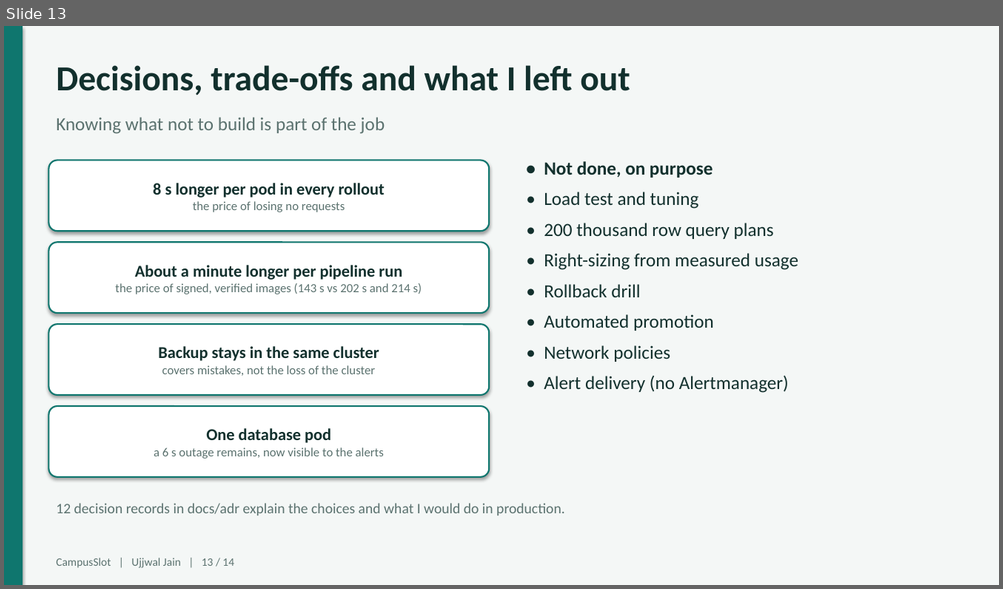
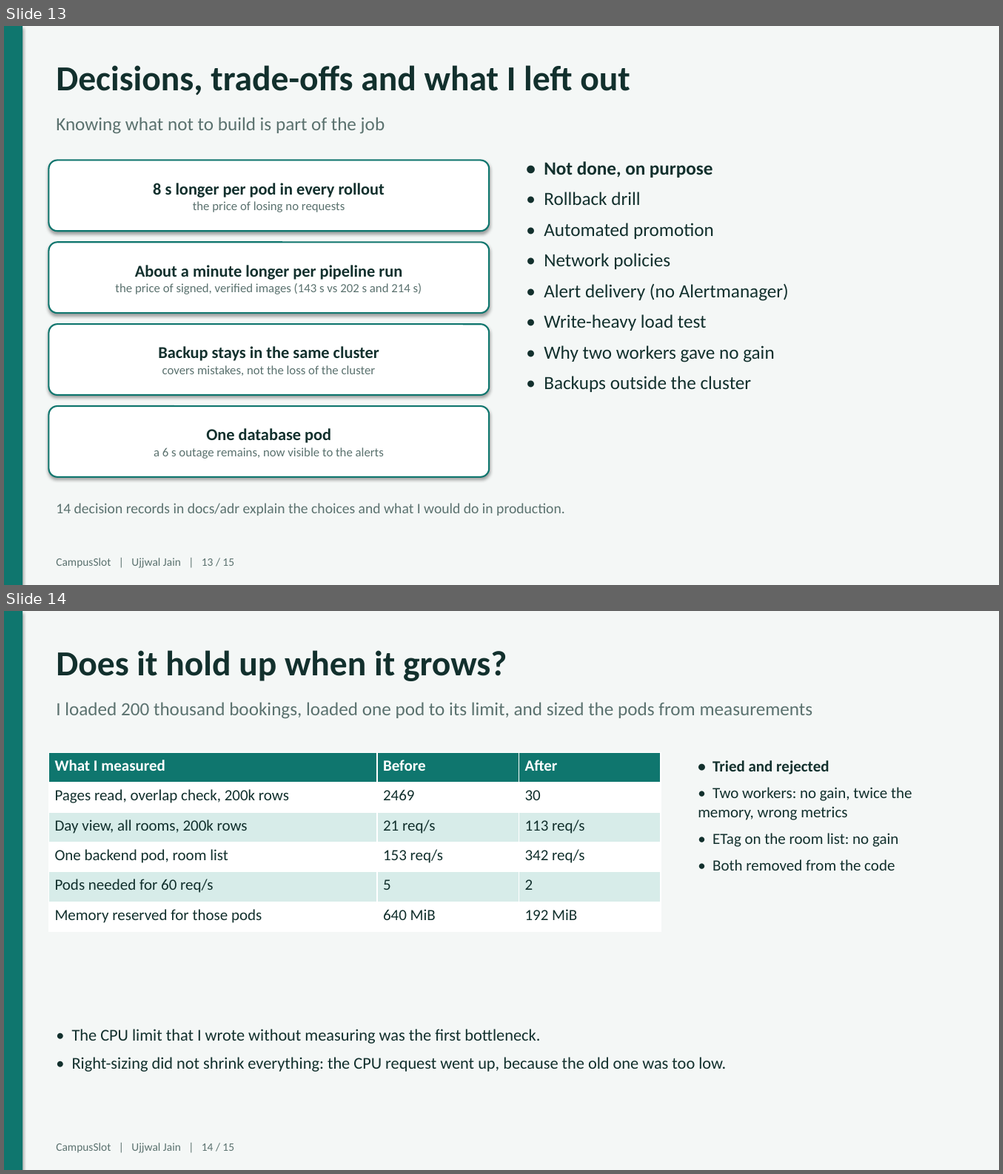
Before and after one commit to Ujjwaljain16/campusslot, a slide deck: docs/presentation/CampusSlot-final-presentation.pptx. Shown one above the other, each under a label of ours: slide 13 before the commit, slides 13 and 14 after it. The pictures are 1003x589 and 1003x1174 pixels, drawn with LibreOffice and Linux fonts; fonts in the diff are those of the drawing. Boxes give left, top, right and bottom in pixels: in the first picture for what was removed or moved away, otherwise in the second. Text is boxed around its words. In the diff, an @@ line names an element or a change of style, - is before the commit and + after.

Commit message:
Measure query cost at scale, load test one pod and size the pods from measurements (#11)
Queries: the overlap check, day view and statistics read the whole table (2469 pages at
200 thousand bookings). A range operator and a GiST index (migration 0004) bring it to 30 pages,
flat as the table grows.

Load test: one pod was throttled at its 500m CPU limit. 1000m gives 342 instead of 153 requests
per second. Two workers and an ETag were tried and rejected.

Sizing: requests set from measured usage and the autoscaler target moved to 70 percent. The same
60 requests per second now needs 2 pods instead of 5.

```diff
--- a/docs/presentation/CampusSlot-final-presentation.pptx
+++ b/docs/presentation/CampusSlot-final-presentation.pptx
@@ slide 14 added at [4, 611, 999, 1170], background #F4F7F6 @@
@@ rectangle added at [4, 611, 22, 1170], fill #0F766E @@
@@ text added at [56, 650, 506, 681], 34 pt, text #12302D, bold @@
+Does it hold up when it grows?
@@ text added at [56, 702, 813, 719], 18 pt, text #5B726F @@
+I loaded 200 thousand bookings, loaded one pod to its limit, and sized the pods from measurements
@@ table added at [48, 753, 660, 932], 6 rows, 3 columns @@
+What I measured | Before | After
+Pages read, overlap check, 200k rows | 2469 | 30
+Day view, all rooms, 200k rows | 21 req/s | 113 req/s
+One backend pod, room list | 153 req/s | 342 req/s
+Pods needed for 60 req/s | 5 | 2
+Memory reserved for those pods | 640 MiB | 192 MiB
@@ text added at [697, 760, 911, 871], 15 pt, text #12302D @@
+• Tried and rejected
+• Two workers: no gain, twice the memory, wrong metrics
+• ETag on the room list: no gain
+• Both removed from the code
@@ text added at [72, 1029, 726, 1072], 16 pt, text #12302D @@
+• The CPU limit that I wrote without measuring was the first bottleneck.
+• Right-sizing did not shrink everything: the CPU request went up, because the old one was too low.
@@ text added at [56, 1143, 234, 1153], 11 pt, text #5B726F @@
+CampusSlot | Ujjwal Jain | 14 / 15
@@ slide 13 changed as well @@
@@ text at [543, 192, 798, 270]: paragraphs removed @@
-• Load test and tuning
-• 200 thousand row query plans
-• Right-sizing from measured usage
@@ text at [543, 315, 774, 392]: paragraphs added @@
+• Write-heavy load test
+• Why two workers gave no gain
+• Backups outside the cluster
@@ text at [56, 503, 565, 516]: text changed @@
-12 decision records in docs/adr explain the choices and what I would do in production.
+14 decision records in docs/adr explain the choices and what I would do in production.
@@ text at [56, 558, 234, 568]: text changed @@
-CampusSlot | Ujjwal Jain | 13 / 14
+CampusSlot | Ujjwal Jain | 13 / 15
```
Also in this commit, not shown: 13 other slides changed, 42 other files.
